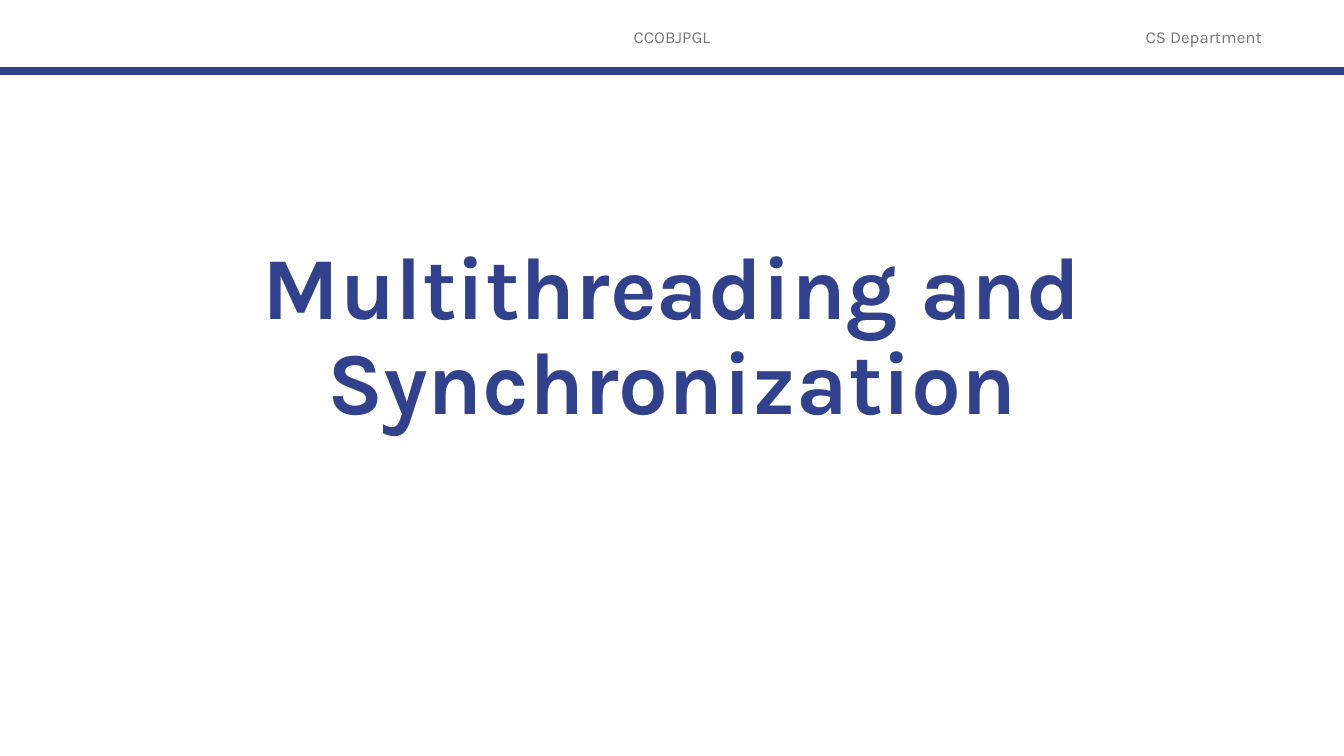
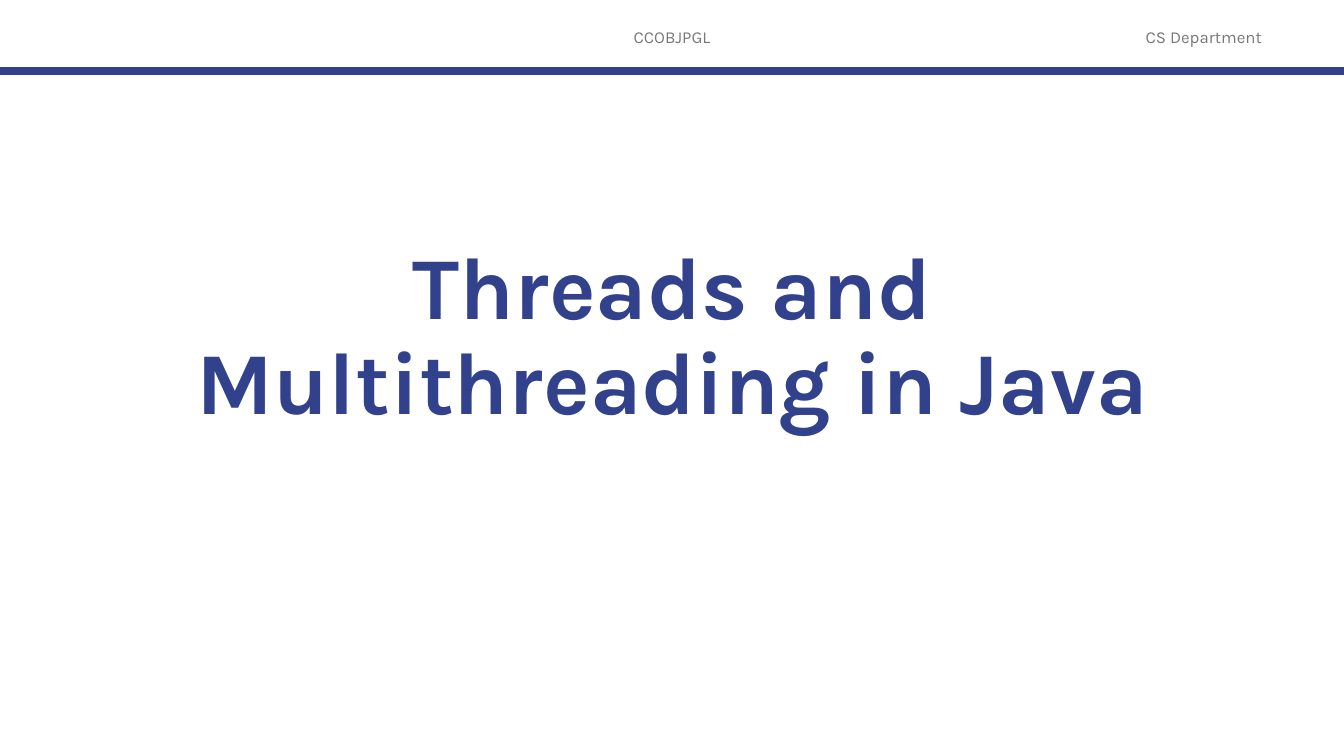
Before and after one commit to robitussin/CCOBJPGL, a slide deck: slide 1 of 9 - Multithreading and Synchronization/Multithreading and Synchronization.pptx. Drawn at 1344x756 pixels with LibreOffice and Linux fonts; fonts in the diff are those of the drawing; background and template pictures are left out. Boxes give left, top, right and bottom in pixels: in the first picture for what was removed or moved away, otherwise in the second. Text is boxed around its words. In the diff, an @@ line names an element or a change of style, - is before the commit and + after.

```diff
--- a/9 - Multithreading and Synchronization/Multithreading and Synchronization.pptx
+++ b/9 - Multithreading and Synchronization/Multithreading and Synchronization.pptx
@@ title at [196, 258, 1148, 435]: text changed @@
-Multithreading and Synchronization
+Threads and Multithreading in Java
```
